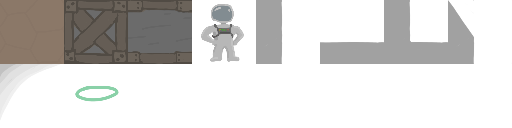
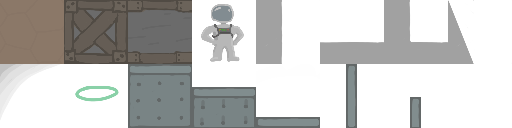
Comparing the layer stacks of the two 512×128 images. Changes:
removed layer "Paint Layer 1(pasted)" over [128, 64, 129, 128]
painted on "Shadows" over [128, 0, 475, 128]
painted on "Base Tiles" over [128, 0, 475, 128]
